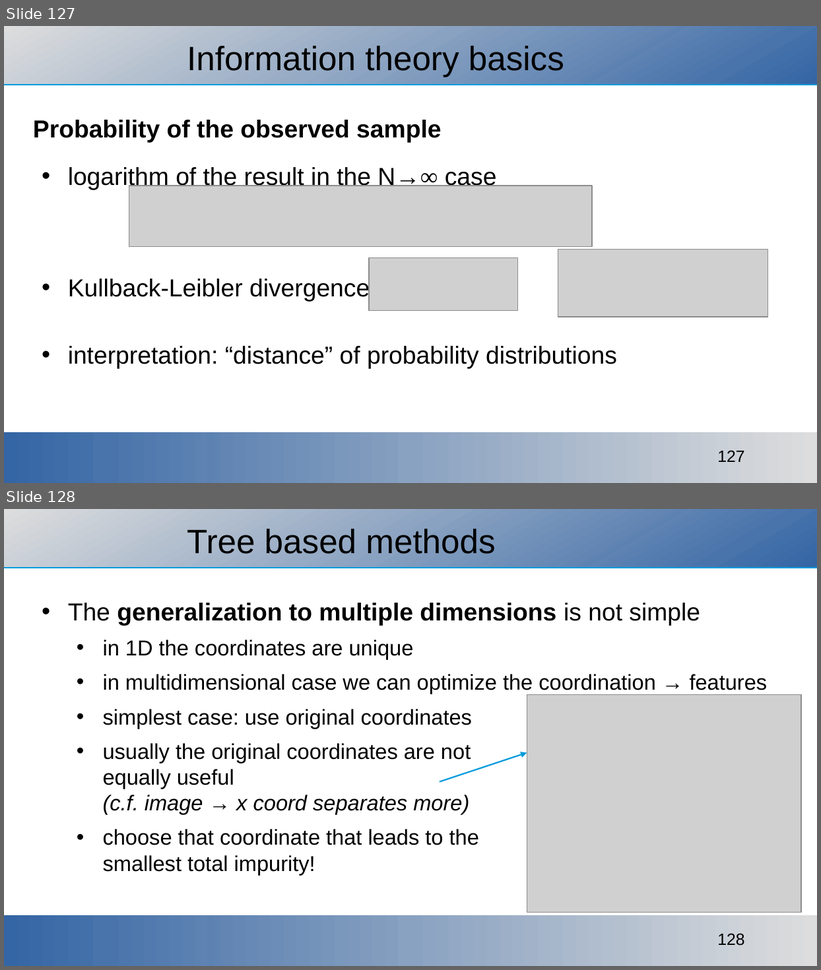
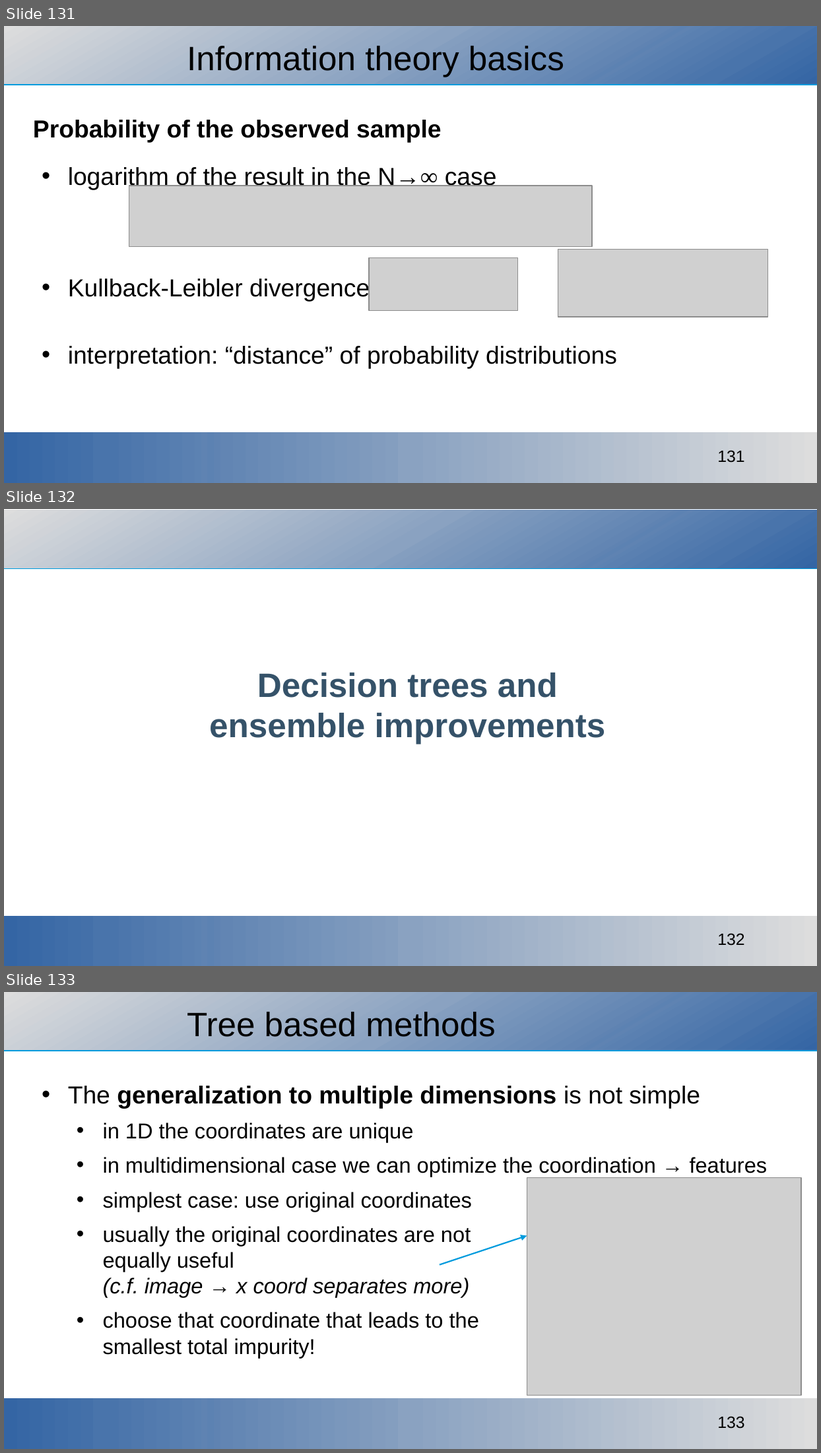
Before and after one commit to ajakovac/ML-in-Practice-I, a slide deck: ML in practice.odp. Shown one above the other, each under a label of ours: slides 127 and 128 before the commit, slides 131, 132 and 133 after it. The pictures are 821x970 and 821x1453 pixels, drawn with LibreOffice and Linux fonts; fonts in the diff are those of the drawing; grey boxes stand for pictures; background and template pictures are left out. Boxes give left, top, right and bottom in pixels: in the first picture for what was removed or moved away, otherwise in the second. Text is boxed around its words. In the diff, an @@ line names an element or a change of style, - is before the commit and + after.

```diff
--- a/ML in practice.odp
+++ b/ML in practice.odp
@@ slide 132 added at (4, 509, 817, 966), background #FFFFFF; not listed: 1 template element that a slide beside it also shows @@
@@ rectangle added at (4, 510, 817, 568), fill gradient #DDDDDD to #DADBDC to #D8D9DB to #D5D7DA to #D2D5D9 to #D0D3D8 @@
@@ title added at (209, 673, 606, 744), 33 pt, text #355269, bold @@
+Decision trees and
+ensemble improvements
@@ rectangle added at (4, 916, 817, 966), fill gradient #DDDDDD to #DADBDC to #D8D9DB to #D5D7DA to #D2D5D9 to #D0D3D8 @@
@@ what was slide 127 is now slide 131 @@
@@ page number at (717, 450, 745, 463): text changed @@
-127
+131
@@ what was slide 128 is now slide 133 @@
@@ page number at (717, 1416, 745, 1429): text changed @@
-128
+133
```
Also in this commit, not shown: 9 slides changed, 6 other slides added, 1 slide removed, 3 other files.
